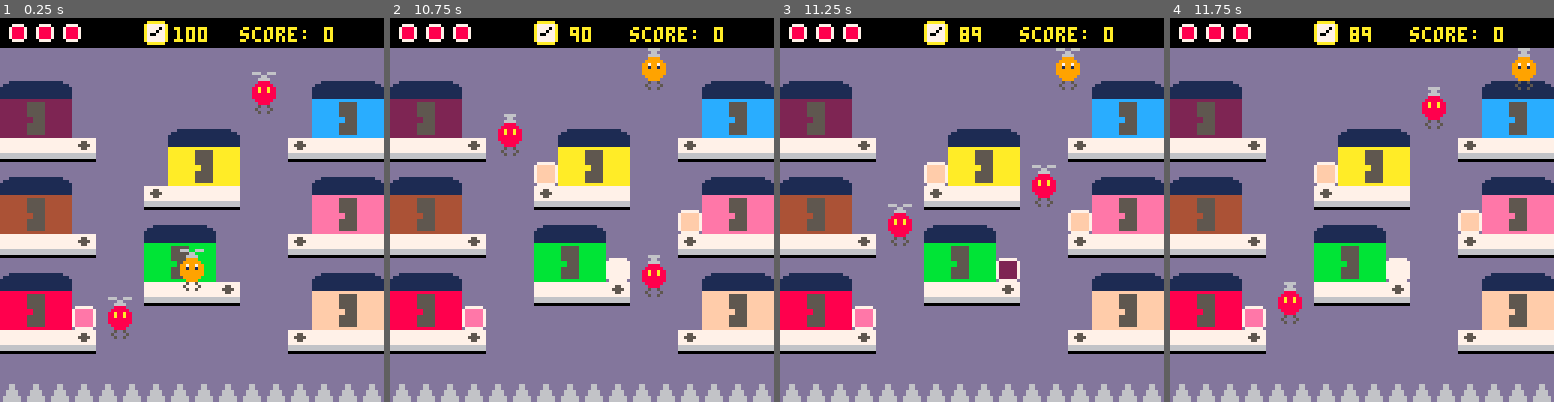
Above: before the commit, frames 1-4 (left to right).
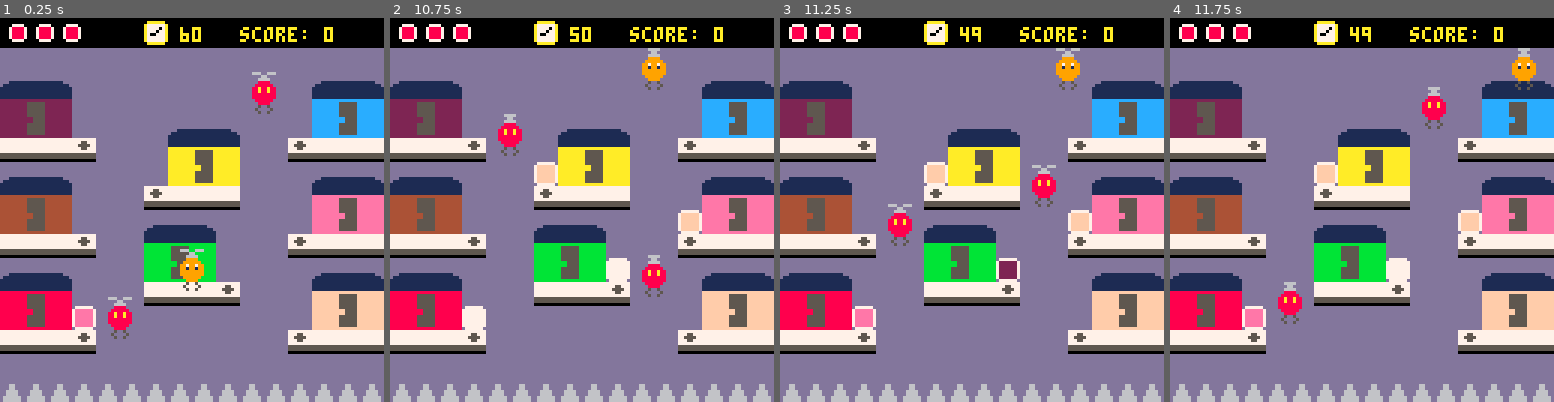
Above: after the commit, the same moments.

Repository: FlavioIero/Delivery
Game: PICO-8 cartridge Delivery.p8
Same seed, same stepped clock (60 frames per second), same inputs: the game is played once before the commit and once after it.
Inputs:
- Up to frame 1 (0.25 s): no input
- Up to frame 2 (10.75 s): tap X (X key) at 0.33, 1.07, 1.85, 2.97, 4.08, 5.2, 6.32, 7.43, 8.55, 9.67 s; tap O (Z key) at 0.7, 1.7, 2.1, 2.5, 2.9, 3.3, 3.7, 4.1, 4.5, 4.9, 5.3, 5.7, 6.1, 6.5, 6.9, 7.3, 7.7, 8.1, 8.5, 8.9, 9.3, 9.7, 10.1, 10.5 s; hold Right 1.6-2.1 s; hold Up 2.15-2.42 s; hold Right 2.47-3.03 s; hold Left 3.08-3.58 s; hold Down 3.63-3.97 s; hold Right 4.02-4.68 s; hold Up 4.73-5.03 s; hold Left 5.08-5.68 s; hold Down 5.73-6.03 s; hold Right 6.08-6.58 s; hold Right 6.63-7.13 s; hold Up 7.18-7.45 s; hold Right 7.5-8.07 s; hold Left 8.12-8.62 s; hold Down 8.67-9 s; hold Right 9.05-9.72 s; hold Up 9.77-10.07 s; hold Left 10.12-10.72 s
- Up to frame 3 (11.25 s): hold Down 10.77-11.07 s; tap X (X key) at 10.78 s; tap O (Z key) at 10.9 s; hold Right from 11.12 s (still down)
- Up to frame 4 (11.75 s): tap O (Z key) at 11.3, 11.7 s; release Right at 11.62 s

The runs differ from the first frame. In frame 1, 3.3% of the frame differs, in the area x 0-100%, y 2-87%; in frame 2, 3.4%, in the area x 0-100%, y 3-87%; in frame 3, 3.1%; in frame 4, 3.1%.

Commit message:
changed some variables

Diff:
--- a/Delivery.p8
+++ b/Delivery.p8
@@ -6,7 +6,7 @@
 -- const
 game_states = {menu=1,menu_to_game=2,game=3,game_over=4}
 title = 1 -- 1 or 2
-hit_stop = 30
+hit_stop = 20
 
 -- var
 state = game_states.game
@@ -834,7 +834,7 @@
 local desp_time = 600 --800
 local c_start_sprt = 41
 local light_sprt = 49
-local light_up = {{0,30},{350,20},{500,10},{600,5}}
+local light_up = {{0,30},{300,20},{450,10},{520,5}}
 
 -- var
 
@@ -907,9 +907,9 @@
 -- can change
 -- default player_sp = 8,32
 player_sp = vector2.new(60,80) -- player spawn point
-p_r = 3.5 -- player hb range
-e_r = 3.5 -- enemy hb range
-game_timer = 100
+p_r = 3.8 -- player hb range
+e_r = 3.8 -- enemy hb range
+game_timer = 60
 max_hp = 3 -- 3
 
 -->8
@@ -1097,8 +1097,8 @@
 0070070000000000dddddddd99799799000000000000000000500500ddd66ddddd6666dd7777777788a88a8877555577dddddddddddddddddddddddd00000000
 0007700000000000dddddddd99199199000000000000000000000000ddd66ddddd6666dd7777777788a88a8877755777ddddddddddddddddddddddddbbbbbbbb
 0007700000000000dddddddd99999999000000000000000000000000dd6666ddddd66ddd777777778888888877777777ddddddddddddddddddddddddbbbbbbbb
-0070070000000000dddddddd99999999666006660066660000000000dd6666ddddd66ddd666666668888888866666666ddd111111111111111111dddbbbbbbbb
-0000000000000000dddddddd09999990000660000006600000000000d666666ddddddddd666666660888888066666666d1111111111111111111111dbbbbbbbb
+0070070000000000dddddddd99999999666006660066660000000000dd6666ddddd66ddd555555558888888855555555ddd111111111111111111dddbbbbbbbb
+0000000000000000dddddddd09999990000660000006600000000000d666666ddddddddd555555550888888055555555d1111111111111111111111dbbbbbbbb
 0000000000000000dddddddd00999900006666000066660000000000d666666ddddddddd000000000088880000000000111111111111111111111111bbbbbbbb
 111111118555555811111111f200000011111111b555555b1111111111111111e555555e1111111111111111f555555f11111111111111114555555411111111
 1111111188855558111111118400000011111111bbb5555b1111111111111111eee5555e1111111111111111fff5555f11111111111111114445555411111111
